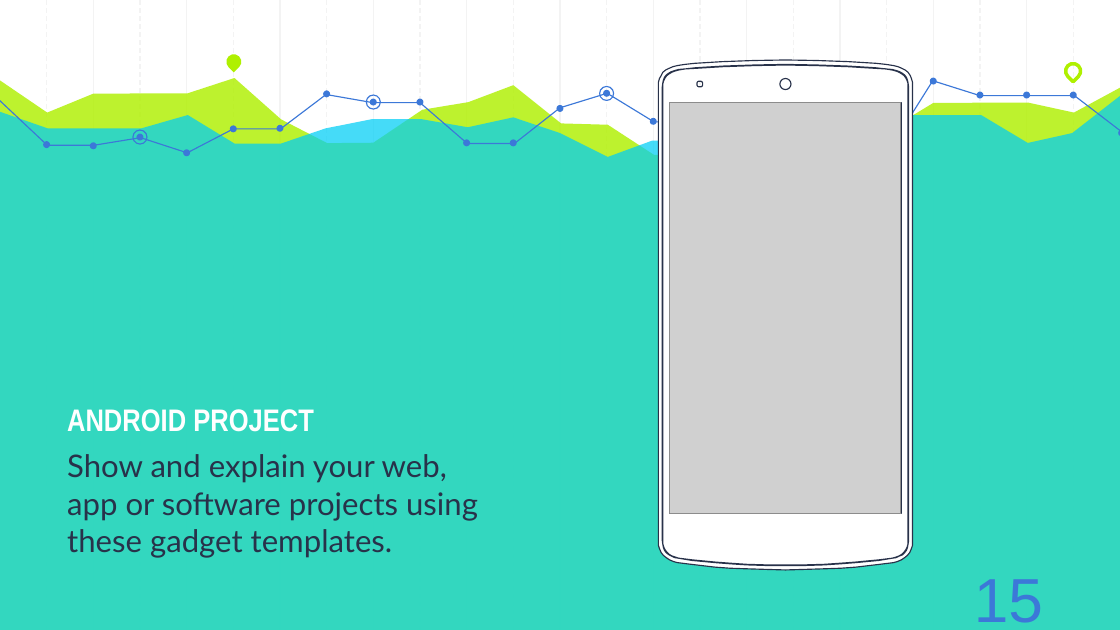
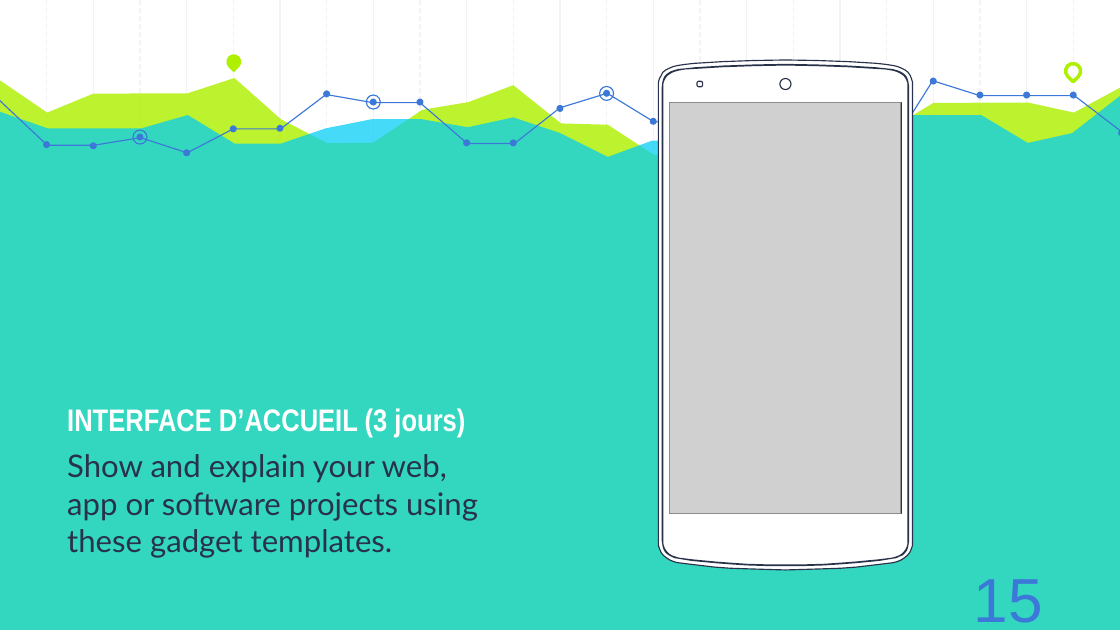
Before and after one commit to AzeddineZadir/docpfc, a slide deck: slide 19 of présentation licence 3.pptx. Drawn at 1120x630 pixels with LibreOffice and Linux fonts; fonts in the diff are those of the drawing; grey boxes stand for pictures. Boxes give left, top, right and bottom in pixels: in the first picture for what was removed or moved away, otherwise in the second. Text is boxed around its words. In the diff, an @@ line names an element or a change of style, - is before the commit and + after.

```diff
--- a/présentation licence 3.pptx
+++ b/présentation licence 3.pptx
@@ text at (67,408,465,436): text changed @@
-ANDROID PROJECT
+INTERFACE D’ACCUEIL (3 jours)
```
Also in this commit, not shown: 5 other slides changed.
